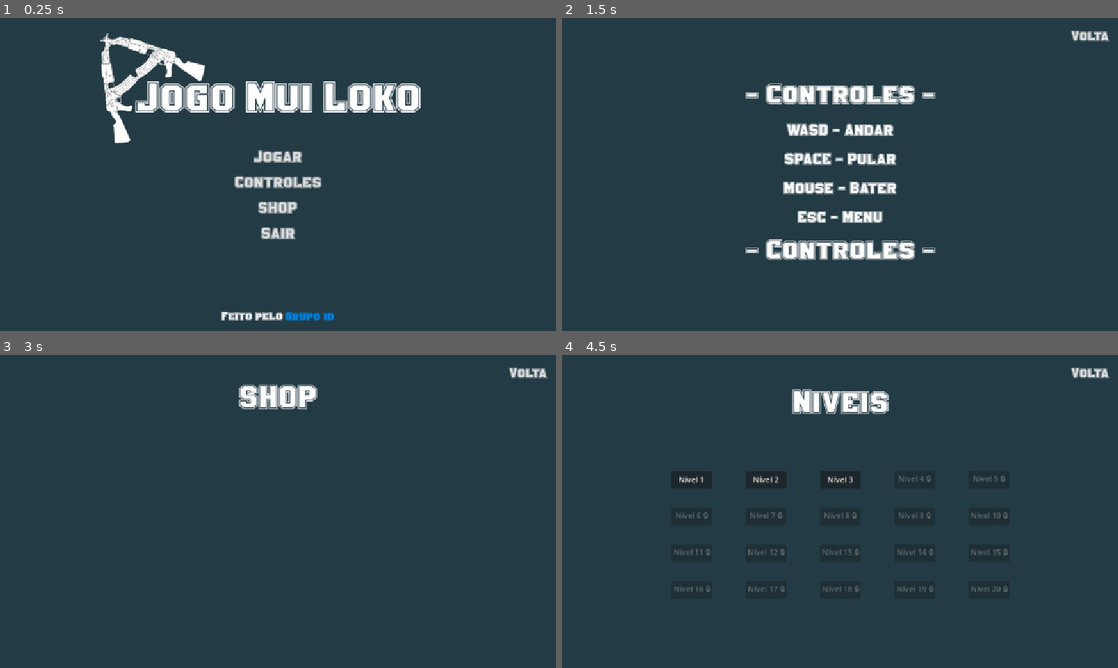
Above: before the commit, frames 1-4 (two rows, left to right).
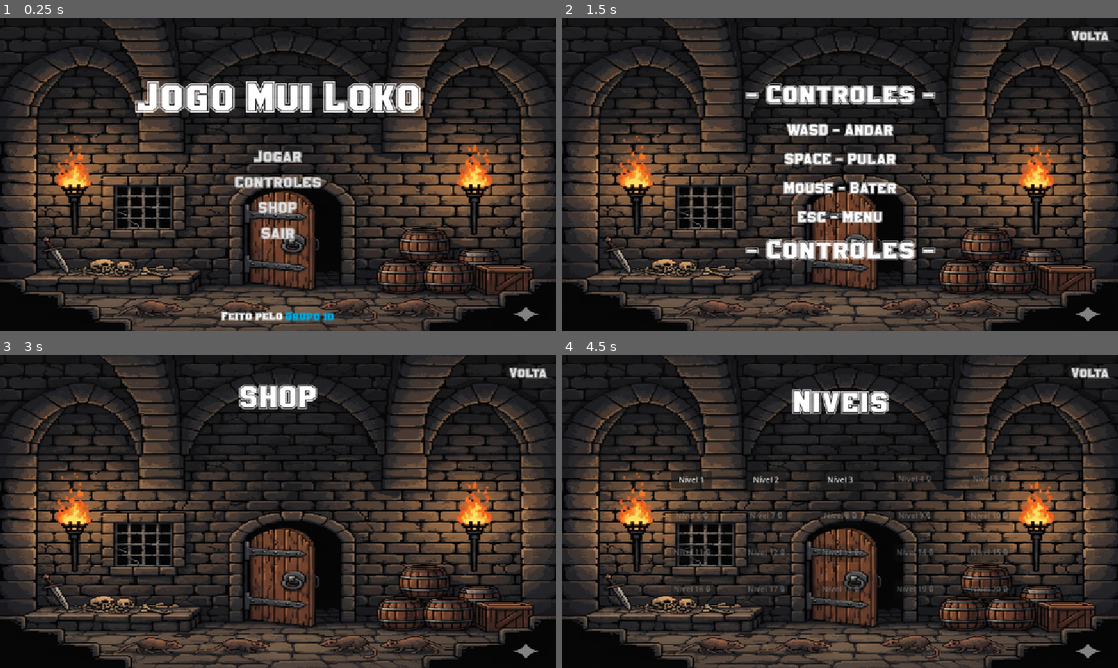
Above: after the commit, the same moments.

Repository: project-godot/project_godot_group10
Game: Godot game, scene res://main/MainMenu.tscn
Same seed, same stepped clock (60 frames per second), same inputs: the game is played once before the commit and once after it.
Inputs:
- Up to frame 1 (0.25 s): no input
- Up to frame 2 (1.5 s): click "Grupo 10" at 0.5 s; click "Controles" at 1.25 s
- Up to frame 3 (3 s): click "Volta" at 2 s; click "SHOP" at 2.75 s
- Up to frame 4 (4.5 s): click "Volta" at 3.5 s; click "Jogar" at 4.25 s

The runs differ from the first frame. In frame 1, 91% of the frame differs, in the area x 0-100%, y 0-100%; in frame 2, 91%; in frame 3, 94%; in frame 4, 91%.

Commit message:
adjusted background

Diff:
--- a/main/Controls.tscn
+++ b/main/Controls.tscn
@@ -1,6 +1,7 @@
-[gd_scene load_steps=3 format=3 uid="uid://rp6acgwrggiw"]
+[gd_scene load_steps=4 format=3 uid="uid://rp6acgwrggiw"]
 
 [ext_resource type="FontFile" uid="uid://c2xs02gn1854n" path="res://assets/fonts/Golden Varsity Outline.ttf" id="1_8f2ha"]
+[ext_resource type="Texture2D" uid="uid://dayu6qag78j12" path="res://assets/images/ajustada.jpg" id="1_sctdc"]
 [ext_resource type="PackedScene" uid="uid://ceas8yhy2k6d" path="res://main/BackButton.tscn" id="2_3j33n"]
 
 [node name="Controls" type="Control"]
@@ -11,14 +12,15 @@
 grow_horizontal = 2
 grow_vertical = 2
 
-[node name="BackGroundColor" type="ColorRect" parent="."]
+[node name="TextureRect" type="TextureRect" parent="."]
 layout_mode = 1
 anchors_preset = 15
 anchor_right = 1.0
 anchor_bottom = 1.0
 grow_horizontal = 2
 grow_vertical = 2
-color = Color(0.139447, 0.231082, 0.268781, 1)
+texture = ExtResource("1_sctdc")
+expand_mode = 1
 
 [node name="VContainer" type="VBoxContainer" parent="."]
 custom_minimum_size = Vector2(0, 300)
--- a/main/LevelSelect.tscn
+++ b/main/LevelSelect.tscn
@@ -1,8 +1,9 @@
-[gd_scene load_steps=4 format=3 uid="uid://tvopkw2op6hj"]
+[gd_scene load_steps=5 format=3 uid="uid://tvopkw2op6hj"]
 
 [ext_resource type="Script" uid="uid://r0kwag4jl4lk" path="res://main/LevelSelect.gd" id="1_23mlb"]
 [ext_resource type="FontFile" uid="uid://c2xs02gn1854n" path="res://assets/fonts/Golden Varsity Outline.ttf" id="1_r3wop"]
 [ext_resource type="PackedScene" uid="uid://ceas8yhy2k6d" path="res://main/BackButton.tscn" id="2_jr1f4"]
+[ext_resource type="Texture2D" uid="uid://dayu6qag78j12" path="res://assets/images/ajustada.jpg" id="2_nj440"]
 
 [node name="LevelSelect" type="Control"]
 layout_mode = 3
@@ -13,14 +14,15 @@
 grow_vertical = 2
 script = ExtResource("1_23mlb")
 
-[node name="BackGroundColor" type="ColorRect" parent="."]
+[node name="TextureRect" type="TextureRect" parent="."]
 layout_mode = 1
 anchors_preset = 15
 anchor_right = 1.0
 anchor_bottom = 1.0
 grow_horizontal = 2
 grow_vertical = 2
-color = Color(0.139447, 0.231082, 0.268781, 1)
+texture = ExtResource("2_nj440")
+expand_mode = 1
 
 [node name="LabelLevelSelect" type="Label" parent="."]
 layout_mode = 1
--- a/main/MainMenu.tscn
+++ b/main/MainMenu.tscn
@@ -2,7 +2,7 @@
 
 [ext_resource type="FontFile" uid="uid://c2xs02gn1854n" path="res://assets/fonts/Golden Varsity Outline.ttf" id="1_e0qxd"]
 [ext_resource type="Script" uid="uid://bpaatyrf5gryf" path="res://main/MainMenu.gd" id="1_xnj2o"]
-[ext_resource type="Texture2D" uid="uid://dgomgr1hndemk" path="res://assets/images/ak.png" id="2_id64e"]
+[ext_resource type="Texture2D" uid="uid://dayu6qag78j12" path="res://assets/images/ajustada.jpg" id="2_xnj2o"]
 
 [node name="MainMenu" type="Control"]
 layout_mode = 3
@@ -13,14 +13,15 @@
 grow_vertical = 2
 script = ExtResource("1_xnj2o")
 
-[node name="BackGroundColor" type="ColorRect" parent="."]
+[node name="TextureRect" type="TextureRect" parent="."]
 layout_mode = 1
 anchors_preset = 15
 anchor_right = 1.0
 anchor_bottom = 1.0
 grow_horizontal = 2
 grow_vertical = 2
-color = Color(0.139447, 0.231082, 0.268781, 1)
+texture = ExtResource("2_xnj2o")
+expand_mode = 1
 
 [node name="ContainerInfo" type="HBoxContainer" parent="."]
 layout_mode = 1
@@ -45,7 +46,7 @@
 text = "Feito pelo"
 
 [node name="ButtonInfo" type="Button" parent="ContainerInfo" groups=["button"]]
-modulate = Color(0, 0.592157, 1, 1)
+modulate = Color(0, 0.74902, 1, 1)
 layout_mode = 2
 focus_mode = 0
 theme_override_fonts/font = ExtResource("1_e0qxd")
@@ -120,10 +121,3 @@
 theme_override_font_sizes/font_size = 35
 text = "Sair"
 flat = true
-
-[node name="ak2" type="Sprite2D" parent="."]
-auto_translate_mode = 2
-position = Vector2(278, 115)
-rotation = -0.698132
-scale = Vector2(0.71, 0.71)
-texture = ExtResource("2_id64e")
--- a/main/Shop.tscn
+++ b/main/Shop.tscn
@@ -1,6 +1,7 @@
-[gd_scene load_steps=3 format=3 uid="uid://ddr5h2oqsvcs3"]
+[gd_scene load_steps=4 format=3 uid="uid://ddr5h2oqsvcs3"]
 
 [ext_resource type="FontFile" uid="uid://c2xs02gn1854n" path="res://assets/fonts/Golden Varsity Outline.ttf" id="1_ecatr"]
+[ext_resource type="Texture2D" uid="uid://dayu6qag78j12" path="res://assets/images/ajustada.jpg" id="1_mu45h"]
 [ext_resource type="PackedScene" uid="uid://ceas8yhy2k6d" path="res://main/BackButton.tscn" id="1_pdlai"]
 
 [node name="Shop" type="Control"]
@@ -11,14 +12,15 @@
 grow_horizontal = 2
 grow_vertical = 2
 
-[node name="BackGroundColor" type="ColorRect" parent="."]
+[node name="TextureRect" type="TextureRect" parent="."]
 layout_mode = 1
 anchors_preset = 15
 anchor_right = 1.0
 anchor_bottom = 1.0
 grow_horizontal = 2
 grow_vertical = 2
-color = Color(0.139447, 0.231082, 0.268781, 1)
+texture = ExtResource("1_mu45h")
+expand_mode = 1
 
 [node name="LabelLevelSelect" type="Label" parent="."]
 layout_mode = 1
Binary file added: assets/images/ajustada.jpg
Not shown, added: assets/images/ajustada.jpg.import
Binary file added: assets/images/gif1.gif
Binary file added: assets/images/immm.gif
